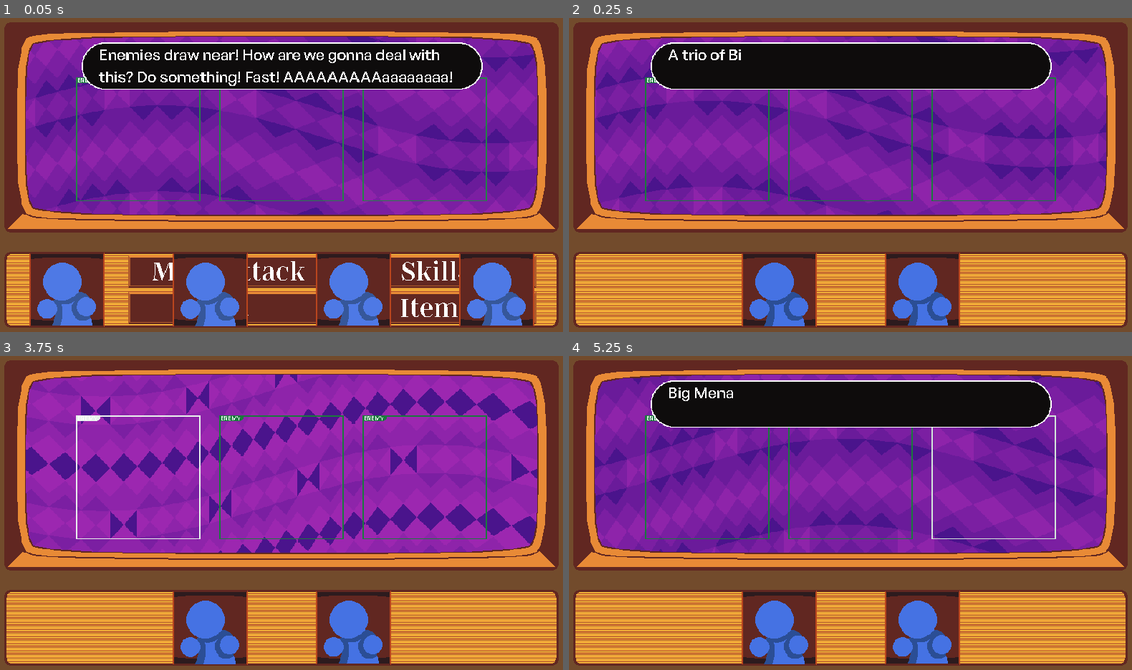
Above: before the commit, frames 1-4 (two rows, left to right).
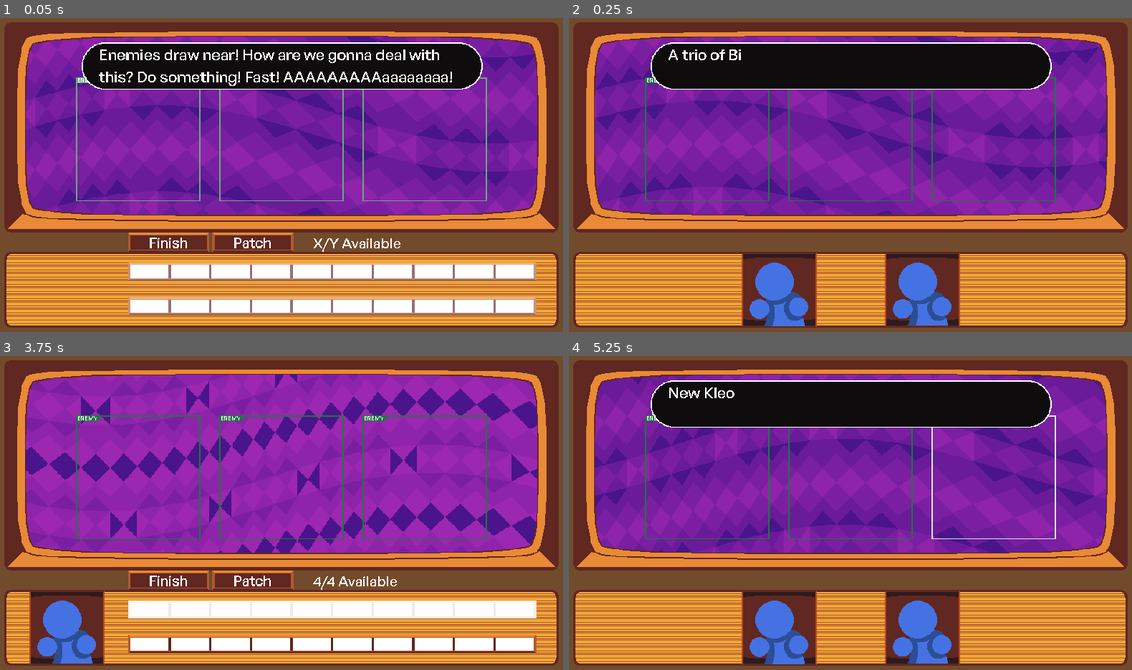
Above: after the commit, the same moments.

Repository: mitchellwinn/YGBF
Game: Godot game, scene res://scenes/battle.tscn
The game is run twice, just before and just after one commit, with the same random seed, the same clock (stepped at 60 frames per second) and the same inputs.
Inputs (mouse positions are in pixels of both pictures, inside the frame that each line leads up to):
- Up to frame 1 (0.05 s): no input
- Up to frame 2 (0.25 s): no input
- Up to frame 3 (3.75 s): tap Enter (confirm) at 0.5, 0.6, 1.35, 2.1, 2.85, 3.6 s; move the mouse to (405, 497) at 0.52 s; hold Right (move_right) 0.53-1.28 s; move the mouse to (168, 528) at 1.27 s; hold Backspace (back) 1.28-2.03 s; move the mouse to (337, 440) at 2.02 s; hold Right (move_right) 2.03-3.53 s; move the mouse to (253, 575) at 2.77 s; move the mouse to (456, 560) at 3.52 s; hold Left (move_left) from 3.53 s (still down)
- Up to frame 4 (5.25 s): release Left (move_left) at 4.25 s; click (737, 578) at 4.25 s, where only the run after the commit has a clickable "Finish"; move the mouse to (675, 462) at 5.02 s; hold Left (move_left) from 5.03 s (still down); tap Enter (confirm) at 5.1 s

The runs differ from the first frame. In frame 1, 21% of the frame differs, in the area x 5-96%, y 18-99%; in frame 2, nothing differs; in frame 3, 16%; in frame 4, 0.2%.

Commit message:
added core functionality for main attack / diva attack

Diff:
--- a/materials/custom_texture_rect_material.tres
+++ b/materials/custom_texture_rect_material.tres
@@ -4,5 +4,5 @@
 
 [resource]
 shader = ExtResource("1_gf176")
-shader_parameter/oscillation_speed = 1.0
+shader_parameter/oscillation_speed = 7.0
 shader_parameter/flash_enabled = true
--- a/project.godot
+++ b/project.godot
@@ -34,6 +34,8 @@
 menu_act_buttons=""
 menu_categorical_buttons=""
 menu_skill_buttons=""
+menu_diva_buttons=""
+flashable=""
 
 [input]
 
--- a/scenes/battle.tscn
+++ b/scenes/battle.tscn
@@ -13,10 +13,22 @@
 [ext_resource type="PackedScene" uid="uid://bill73lwgqhyj" path="res://prefabs/battle_bg.tscn" id="10_q4ian"]
 [ext_resource type="Texture2D" uid="uid://cy0u3utb81ray" path="res://images/battles_system/player_window_bg.png" id="10_smeqf"]
 [ext_resource type="Script" path="res://scripts/nine_patch_resizer.gd" id="12_3507t"]
+[ext_resource type="Script" path="res://scripts/focusable.gd" id="13_2q8b1"]
 [ext_resource type="Texture2D" uid="uid://b8xjflw3fip8y" path="res://images/battles_system/dialogue.png" id="13_ln60n"]
 
 [sub_resource type="ViewportTexture" id="ViewportTexture_kbckk"]
 viewport_path = NodePath("BgViewport")
+
+[sub_resource type="Gradient" id="Gradient_4cngp"]
+colors = PackedColorArray(1, 1, 1, 1, 0, 0, 0, 1)
+
+[sub_resource type="GradientTexture1D" id="GradientTexture1D_bixc5"]
+gradient = SubResource("Gradient_4cngp")
+width = 1
+
+[sub_resource type="GradientTexture1D" id="GradientTexture1D_o7jra"]
+gradient = SubResource("Gradient_4cngp")
+width = 1
 
 [sub_resource type="ViewportTexture" id="ViewportTexture_2dt4m"]
 viewport_path = NodePath("MinigameViewport")
@@ -175,6 +187,7 @@
 mouse_filter = 2
 
 [node name="PartyMember" type="TextureButton" parent="CanvasLayer/HBoxContainerParty1"]
+visible = false
 z_index = 5
 z_as_relative = false
 texture_filter = 1
@@ -231,6 +244,7 @@
 mouse_filter = 2
 
 [node name="PartyMember" type="TextureButton" parent="CanvasLayer/HBoxContainerParty2"]
+visible = false
 z_index = 5
 texture_filter = 1
 layout_direction = 1
@@ -287,6 +301,7 @@
 mouse_filter = 2
 
 [node name="PartyMember" type="TextureButton" parent="CanvasLayer/HBoxContainerParty3"]
+visible = false
 z_index = 5
 z_as_relative = false
 texture_filter = 1
@@ -344,6 +359,7 @@
 mouse_filter = 2
 
 [node name="PartyMember" type="TextureButton" parent="CanvasLayer/HBoxContainerParty4"]
+visible = false
 z_index = 5
 z_as_relative = false
 texture_filter = 1
@@ -389,9 +405,9 @@
 anchor_right = 0.959
 anchor_bottom = 1.0
 offset_left = -14.12
-offset_top = -140.0
+offset_top = -139.0
 offset_right = -13.64
-offset_bottom = -10.0
+offset_bottom = -12.0
 grow_horizontal = 2
 grow_vertical = 2
 pivot_offset = Vector2(352, 80)
@@ -502,7 +518,256 @@
 theme_override_constants/v_separation = 10
 columns = 3
 
+[node name="MainAttackDiva" type="Control" parent="CanvasLayer/HBoxContainerMenu"]
+layout_direction = 2
+layout_mode = 2
+size_flags_horizontal = 3
+size_flags_stretch_ratio = 0.0
+
+[node name="HpBar" type="NinePatchRect" parent="CanvasLayer/HBoxContainerMenu/MainAttackDiva" groups=["flashable", "menu_diva_buttons"]]
+texture_filter = 1
+material = ExtResource("3_42206")
+layout_mode = 2
+offset_top = 17.68
+offset_right = 684.0
+offset_bottom = 47.68
+size_flags_horizontal = 3
+size_flags_vertical = 3
+focus_mode = 2
+texture = ExtResource("9_qx3y5")
+region_rect = Rect2(0, 0, 117, 117)
+patch_margin_left = 6
+patch_margin_top = 6
+patch_margin_right = 6
+patch_margin_bottom = 5
+script = ExtResource("13_2q8b1")
+
+[node name="GridContainerHp" type="GridContainer" parent="CanvasLayer/HBoxContainerMenu/MainAttackDiva/HpBar"]
+layout_mode = 2
+offset_left = 4.0
+offset_top = 3.65
+offset_right = 679.525
+offset_bottom = 26.61
+columns = 10
+
+[node name="TextureRect" type="TextureRect" parent="CanvasLayer/HBoxContainerMenu/MainAttackDiva/HpBar/GridContainerHp"]
+layout_mode = 2
+size_flags_horizontal = 3
+size_flags_vertical = 3
+texture = SubResource("GradientTexture1D_bixc5")
+
+[node name="TextureRect2" type="TextureRect" parent="CanvasLayer/HBoxContainerMenu/MainAttackDiva/HpBar/GridContainerHp"]
+layout_mode = 2
+size_flags_horizontal = 3
+size_flags_vertical = 3
+texture = SubResource("GradientTexture1D_bixc5")
+
+[node name="TextureRect3" type="TextureRect" parent="CanvasLayer/HBoxContainerMenu/MainAttackDiva/HpBar/GridContainerHp"]
+layout_mode = 2
+size_flags_horizontal = 3
+size_flags_vertical = 3
+texture = SubResource("GradientTexture1D_bixc5")
+
+[node name="TextureRect4" type="TextureRect" parent="CanvasLayer/HBoxContainerMenu/MainAttackDiva/HpBar/GridContainerHp"]
+layout_mode = 2
+size_flags_horizontal = 3
+size_flags_vertical = 3
+texture = SubResource("GradientTexture1D_bixc5")
+
+[node name="TextureRect5" type="TextureRect" parent="CanvasLayer/HBoxContainerMenu/MainAttackDiva/HpBar/GridContainerHp"]
+layout_mode = 2
+size_flags_horizontal = 3
+size_flags_vertical = 3
+texture = SubResource("GradientTexture1D_bixc5")
+
+[node name="TextureRect6" type="TextureRect" parent="CanvasLayer/HBoxContainerMenu/MainAttackDiva/HpBar/GridContainerHp"]
+layout_mode = 2
+size_flags_horizontal = 3
+size_flags_vertical = 3
+texture = SubResource("GradientTexture1D_bixc5")
+
+[node name="TextureRect7" type="TextureRect" parent="CanvasLayer/HBoxContainerMenu/MainAttackDiva/HpBar/GridContainerHp"]
+layout_mode = 2
+size_flags_horizontal = 3
+size_flags_vertical = 3
+texture = SubResource("GradientTexture1D_bixc5")
+
+[node name="TextureRect8" type="TextureRect" parent="CanvasLayer/HBoxContainerMenu/MainAttackDiva/HpBar/GridContainerHp"]
+layout_mode = 2
+size_flags_horizontal = 3
+size_flags_vertical = 3
+texture = SubResource("GradientTexture1D_bixc5")
+
+[node name="TextureRect9" type="TextureRect" parent="CanvasLayer/HBoxContainerMenu/MainAttackDiva/HpBar/GridContainerHp"]
+layout_mode = 2
+size_flags_horizontal = 3
+size_flags_vertical = 3
+texture = SubResource("GradientTexture1D_bixc5")
+
+[node name="TextureRect10" type="TextureRect" parent="CanvasLayer/HBoxContainerMenu/MainAttackDiva/HpBar/GridContainerHp"]
+layout_mode = 2
+size_flags_horizontal = 3
+size_flags_vertical = 3
+texture = SubResource("GradientTexture1D_bixc5")
+
+[node name="EgoBar" type="NinePatchRect" parent="CanvasLayer/HBoxContainerMenu/MainAttackDiva" groups=["flashable", "menu_diva_buttons"]]
+texture_filter = 1
+material = ExtResource("3_42206")
+layout_mode = 2
+offset_top = 76.0
+offset_right = 684.0
+offset_bottom = 106.0
+size_flags_horizontal = 3
+size_flags_vertical = 3
+focus_mode = 2
+texture = ExtResource("9_qx3y5")
+region_rect = Rect2(0, 0, 117, 117)
+patch_margin_left = 6
+patch_margin_top = 6
+patch_margin_right = 6
+patch_margin_bottom = 5
+script = ExtResource("13_2q8b1")
+index = 1
+
+[node name="GridContainerEgo" type="GridContainer" parent="CanvasLayer/HBoxContainerMenu/MainAttackDiva/EgoBar"]
+layout_mode = 2
+offset_left = 4.0
+offset_top = 3.65
+offset_right = 679.525
+offset_bottom = 26.61
+columns = 10
+
+[node name="TextureRect" type="TextureRect" parent="CanvasLayer/HBoxContainerMenu/MainAttackDiva/EgoBar/GridContainerEgo"]
+layout_mode = 2
+size_flags_horizontal = 3
+size_flags_vertical = 3
+texture = SubResource("GradientTexture1D_o7jra")
+
+[node name="TextureRect2" type="TextureRect" parent="CanvasLayer/HBoxContainerMenu/MainAttackDiva/EgoBar/GridContainerEgo"]
+layout_mode = 2
+size_flags_horizontal = 3
+size_flags_vertical = 3
+texture = SubResource("GradientTexture1D_bixc5")
+
+[node name="TextureRect3" type="TextureRect" parent="CanvasLayer/HBoxContainerMenu/MainAttackDiva/EgoBar/GridContainerEgo"]
+layout_mode = 2
+size_flags_horizontal = 3
+size_flags_vertical = 3
+texture = SubResource("GradientTexture1D_bixc5")
+
+[node name="TextureRect4" type="TextureRect" parent="CanvasLayer/HBoxContainerMenu/MainAttackDiva/EgoBar/GridContainerEgo"]
+layout_mode = 2
+size_flags_horizontal = 3
+size_flags_vertical = 3
+texture = SubResource("GradientTexture1D_bixc5")
+
+[node name="TextureRect5" type="TextureRect" parent="CanvasLayer/HBoxContainerMenu/MainAttackDiva/EgoBar/GridContainerEgo"]
+layout_mode = 2
+size_flags_horizontal = 3
+size_flags_vertical = 3
+texture = SubResource("GradientTexture1D_bixc5")
+
+[node name="TextureRect6" type="TextureRect" parent="CanvasLayer/HBoxContainerMenu/MainAttackDiva/EgoBar/GridContainerEgo"]
+layout_mode = 2
+size_flags_horizontal = 3
+size_flags_vertical = 3
+texture = SubResource("GradientTexture1D_bixc5")
+
+[node name="TextureRect7" type="TextureRect" parent="CanvasLayer/HBoxContainerMenu/MainAttackDiva/EgoBar/GridContainerEgo"]
+layout_mode = 2
+size_flags_horizontal = 3
+size_flags_vertical = 3
+texture = SubResource("GradientTexture1D_bixc5")
+
+[node name="TextureRect8" type="TextureRect" parent="CanvasLayer/HBoxContainerMenu/MainAttackDiva/EgoBar/GridContainerEgo"]
+layout_mode = 2
+size_flags_horizontal = 3
+size_flags_vertical = 3
+texture = SubResource("GradientTexture1D_bixc5")
+
+[node name="TextureRect9" type="TextureRect" parent="CanvasLayer/HBoxContainerMenu/MainAttackDiva/EgoBar/GridContainerEgo"]
+layout_mode = 2
+size_flags_horizontal = 3
+size_flags_vertical = 3
+texture = SubResource("GradientTexture1D_bixc5")
+
+[node name="TextureRect10" type="TextureRect" parent="CanvasLayer/HBoxContainerMenu/MainAttackDiva/EgoBar/GridContainerEgo"]
+layout_mode = 2
+size_flags_horizontal = 3
+size_flags_vertical = 3
+texture = SubResource("GradientTexture1D_bixc5")
+
+[node name="Finish" type="Button" parent="CanvasLayer/HBoxContainerMenu/MainAttackDiva" groups=["menu_diva_buttons"]]
+texture_filter = 1
+layout_mode = 2
+offset_top = -32.0
+offset_right = 136.0
+size_flags_horizontal = 7
+size_flags_vertical = 7
+theme = ExtResource("6_ath8s")
+theme_override_fonts/font = ExtResource("8_ni1p0")
+theme_override_font_sizes/font_size = 24
+text = "Finish"
+text_direction = 1
+script = ExtResource("6_76cnh")
+index = 2
+functionality = "finish"
+
+[node name="NinePatchRect" type="NinePatchRect" parent="CanvasLayer/HBoxContainerMenu/MainAttackDiva/Finish"]
+z_index = -1
+texture_filter = 1
+layout_mode = 0
+offset_right = 30.0
+offset_bottom = 30.0
+texture = ExtResource("9_qx3y5")
+patch_margin_left = 15
+patch_margin_top = 15
+patch_margin_right = 15
+patch_margin_bottom = 15
+script = ExtResource("12_3507t")
+
+[node name="Patch" type="Button" parent="CanvasLayer/HBoxContainerMenu/MainAttackDiva" groups=["menu_diva_buttons"]]
+texture_filter = 1
+layout_mode = 2
+offset_left = 141.0
+offset_top = -32.0
+offset_right = 277.0
+size_flags_horizontal = 7
+size_flags_vertical = 7
+theme = ExtResource("6_ath8s")
+theme_override_fonts/font = ExtResource("8_ni1p0")
+theme_override_font_sizes/font_size = 24
+text = "Patch"
+text_direction = 1
+script = ExtResource("6_76cnh")
+index = 3
+
+[node name="NinePatchRect" type="NinePatchRect" parent="CanvasLayer/HBoxContainerMenu/MainAttackDiva/Patch"]
+z_index = -1
+texture_filter = 1
+layout_mode = 0
+offset_right = 30.0
+offset_bottom = 30.0
+texture = ExtResource("9_qx3y5")
+patch_margin_left = 15
+patch_margin_top = 15
+patch_margin_right = 15
+patch_margin_bottom = 15
+script = ExtResource("12_3507t")
+
+[node name="Count" type="Label" parent="CanvasLayer/HBoxContainerMenu/MainAttackDiva"]
+texture_filter = 1
+layout_mode = 0
+offset_left = 310.0
+offset_top = -31.0
+offset_right = 458.0
+theme = ExtResource("6_ath8s")
+theme_override_fonts/font = ExtResource("8_ni1p0")
+theme_override_font_sizes/font_size = 24
+text = "X/Y Available"
+
 [node name="GridContainerCategorical" type="GridContainer" parent="CanvasLayer/HBoxContainerMenu"]
+visible = false
 clip_contents = true
 layout_direction = 2
 layout_mode = 2
--- a/scenes/minigames/model.tscn
+++ b/scenes/minigames/diva.tscn
@@ -1,10 +1,10 @@
 [gd_scene load_steps=16 format=3 uid="uid://cwrhu76xkfvv4"]
 
-[ext_resource type="Script" path="res://scripts/minigames/model.gd" id="1_brjkm"]
-[ext_resource type="Texture2D" uid="uid://dkcvrib1y2i6p" path="res://images/style_guide/minigame_resolution_guide3.png" id="1_idmr5"]
-[ext_resource type="Texture2D" uid="uid://jmixsuqv1tgl" path="res://images/minigames/camera.png" id="3_cvs8x"]
-[ext_resource type="Texture2D" uid="uid://bjj70n50grue3" path="res://images/minigames/flash.png" id="4_5xj0p"]
-[ext_resource type="Texture2D" uid="uid://b15djgsi4yopx" path="res://images/minigames/model.png" id="5_uq6xx"]
+[ext_resource type="Script" path="res://scripts/minigames/diva.gd" id="1_ic6gi"]
+[ext_resource type="Texture2D" uid="uid://dkcvrib1y2i6p" path="res://images/style_guide/minigame_resolution_guide3.png" id="2_i24l2"]
+[ext_resource type="Texture2D" uid="uid://jmixsuqv1tgl" path="res://images/minigames/camera.png" id="3_jlpfc"]
+[ext_resource type="Texture2D" uid="uid://bjj70n50grue3" path="res://images/minigames/flash.png" id="4_rfskm"]
+[ext_resource type="Texture2D" uid="uid://b15djgsi4yopx" path="res://images/minigames/model.png" id="5_ol8wy"]
 
 [sub_resource type="Gradient" id="Gradient_r2fxr"]
 
@@ -280,7 +280,7 @@
 }
 
 [node name="Model" type="Node2D"]
-script = ExtResource("1_brjkm")
+script = ExtResource("1_ic6gi")
 
 [node name="Camera2D" type="Camera2D" parent="."]
 
--- a/scripts/custom_texture_button.gd
+++ b/scripts/custom_texture_button.gd
@@ -48,7 +48,7 @@
 					BattleManager.target_index = index
 					BattleManager.stop_all_flashes()
 					BattleManager.select_flash_enemy()
-    # Add your custom hover logic here
+	# Add your custom hover logic here
 
 func make_unselectable():
 	disabled = true
--- a/scripts/enemies/big_menace.gd
+++ b/scripts/enemies/big_menace.gd
@@ -3,13 +3,7 @@
 class_name BigMenace
 
 func initialize_other_stats():
-	var i: int = 0
-	for enemy in BattleManager.enemies:
-		if enemy.character_name.substr(5) == character_name.substr(5):
-			i+=1
-	character_name = "Big Menace"
-	if i > 1:
-		character_name = character_name+" "+str(i+1)
+	character_name = "New Kleo Hustler"
 	ego_subdue_threshold = .9
 	skills.append(BasicAttack.new())
 	for skill in skills:
--- /dev/null
+++ b/scripts/focusable.gd
@@ -0,0 +1,4 @@
+extends Node
+
+@export var index: int
+@export var functionality: String
--- a/scripts/singletons/battle_manager.gd
+++ b/scripts/singletons/battle_manager.gd
@@ -15,6 +15,7 @@
 var categorical_menu: GridContainer
 var act_menu: GridContainer
 var skill_menu: GridContainer
+var main_attack_diva #not sure on the type yet
 var dialogue_label: Label
 var sfx_player: AudioStreamPlayer2D
 var dialogue_sfx_player: AudioStreamPlayer2D
@@ -41,7 +42,7 @@
 var phase: String = ""
 var minigame_status: int
 
-var model_minigame = preload("res://scenes/minigames/model.tscn")
+var diva_minigame = preload("res://scenes/minigames/diva.tscn")
 
 ############## BUILT IN FUNCTIONS ######################
 
@@ -91,6 +92,7 @@
 	sfx_player = get_tree().root.get_node("Battle/SfxPlayer")
 	dialogue_sfx_player = get_tree().root.get_node("Battle/DialogueSfxPlayer")
 	menu = get_tree().root.get_node("Battle/CanvasLayer/HBoxContainerMenu")
+	main_attack_diva = menu.get_node("MainAttackDiva")
 	categorical_menu = menu.get_node("GridContainerCategorical")
 	minigame = get_tree().root.get_node("Battle/CanvasLayer/HBoxContainerMinigame/Minigame")
 	minigame_viewport = get_tree().root.get_node("Battle/MinigameViewport")
@@ -98,6 +100,8 @@
 	act_menu = menu.get_node("GridContainerAct")
 	skill_menu = menu.get_node("GridContainerSkills")
 	menu.visible = false
+	for flashable in get_tree().get_nodes_in_group("flashable"):
+		flashable.material = flashable.material.duplicate()
 	for i in range (4):
 		party_sprites.append(get_tree().root.get_node("Battle/CanvasLayer/HBoxContainerParty"+str(i+1)+"/PartyMember"))
 		party_sprites[i].visible = false
@@ -160,6 +164,8 @@
 			match categorical_button_index: #this determines what happens based on the menu we picked
 				0: #Main Attack
 					battle_option = "attack"
+					if await decide_menu_main() == -1:
+						continue
 				1: #Skills
 					if await decide_menu_skill() == -1:
 						continue
@@ -213,6 +219,41 @@
 	await get_tree().process_frame
 	return
 
+func decide_menu_main():
+	phase = "decide_menu_"+attacker.talent
+	stop_all_flashes()
+	await get_tree().process_frame
+	var index: int = 0
+	get_tree().get_nodes_in_group("menu_"+attacker.talent+"_buttons")[0].grab_focus()
+	get_tree().root.get_viewport().gui_get_focus_owner().material.set_shader_parameter("flash_enabled", true)
+	attacker.main_attack_resource_limit = 4
+	attacker.main_attack_resource_count = 0
+	match attacker.talent:
+			"diva":
+				attacker.main_attack_diva_ego = 0
+				attacker.main_attack_diva_hp = 0
+				for i in range(10):
+					main_attack_diva.get_node("HpBar").get_child(0).get_children()[i].texture.gradient.set_color(0,Color.WHITE)
+					main_attack_diva.get_node("EgoBar").get_child(0).get_children()[i].texture.gradient.set_color(0,Color.WHITE)
+	while(true):
+		if Input.is_action_just_pressed("back"):
+			return -1
+		match attacker.talent:
+			"diva":
+				diva_main_actions(index)
+		if (index != get_tree().root.get_viewport().gui_get_focus_owner().index):
+			index = get_tree().root.get_viewport().gui_get_focus_owner().index
+			stop_all_flashes()
+			if get_tree().root.get_viewport().gui_get_focus_owner().is_in_group("flashable"):
+				get_tree().root.get_viewport().gui_get_focus_owner().material.set_shader_parameter("flash_enabled", true)
+			GameManager.play_sound(sfx_player,"res://sounds/digi move.wav")
+		if (Input.is_action_just_pressed("confirm") || GameManager.click_button == phase) and get_tree().root.get_viewport().gui_get_focus_owner().functionality == "finish":
+			GameManager.play_sound(sfx_player,"res://sounds/digi select.wav")
+			break #break out of the loop, return to the battle_process function, keep on going, yadayadayada
+		await get_tree().process_frame
+	await get_tree().process_frame
+	return
+
 func decide_menu_category():
 	phase = "decide_menu_category"
 	stop_all_flashes()
@@ -331,6 +372,47 @@
 				pass #we are faster than the enemy, enemy does not get to attack us
 	return
 
+############### TALENT SPECIFIC ACTIONS ###############
+
+func diva_main_actions(index: int):
+	var value = 0
+	if Input.is_action_just_pressed("move_right"):
+		if attacker.main_attack_resource_count>=attacker.main_attack_resource_limit: #no more resources to allocate
+			return
+		value = 1
+	if Input.is_action_just_pressed("move_left"):
+		if attacker.main_attack_resource_count<=0: #bar is already zero
+			return
+		value = -1
+	GameManager.play_sound(sfx_player,"res://sounds/digi move.wav")
+	match index:
+		0: #we are hovering the HP bar
+			if attacker.main_attack_diva_hp<=0 and value == -1:
+				return
+			attacker.main_attack_diva_hp += value
+			attacker.main_attack_resource_count += value
+		1: #we are hovering the EGO bar
+			if attacker.main_attack_diva_ego<=0 and value == -1:
+				return
+			attacker.main_attack_diva_ego += value
+			attacker.main_attack_resource_count += value
+		_:
+			pass
+	if Input.is_action_just_pressed("move_right") or Input.is_action_just_pressed("move_left"):
+		for i in range(10):
+			main_attack_diva.get_node("EgoBar").get_child(0).get_children()[i].texture = main_attack_diva.get_node("EgoBar").get_child(0).get_children()[i].texture.duplicate()
+			main_attack_diva.get_node("EgoBar").get_child(0).get_children()[i].texture.gradient = main_attack_diva.get_node("EgoBar").get_child(0).get_children()[i].texture.gradient.duplicate()
+			if i<= attacker.main_attack_diva_ego-1:
+				main_attack_diva.get_node("EgoBar").get_child(0).get_children()[i].texture.gradient.set_color(0,Color.BLUE)
+			else:
+				main_attack_diva.get_node("EgoBar").get_child(0).get_children()[i].texture.gradient.set_color(0,Color.WHITE)
+			main_attack_diva.get_node("HpBar").get_child(0).get_children()[i].texture = main_attack_diva.get_node("HpBar").get_child(0).get_children()[i].texture.duplicate()
+			main_attack_diva.get_node("HpBar").get_child(0).get_children()[i].texture.gradient = main_attack_diva.get_node("HpBar").get_child(0).get_children()[i].texture.gradient.duplicate()
+			if i<= attacker.main_attack_diva_hp-1:
+				main_attack_diva.get_node("HpBar").get_child(0).get_children()[i].texture.gradient.set_color(0,Color.GREEN)
+			else:
+				main_attack_diva.get_node("HpBar").get_child(0).get_children()[i].texture.gradient.set_color(0,Color.WHITE)
+
 ############### BATTLE HELPER FUNCTIONS ###############
 
 func iterate_attacker_index(value: int):
@@ -444,8 +526,8 @@
 	var minigame_instance
 	stop_all_flashes()
 	match attacker.talent.to_lower():
-		"model":
-			minigame_instance = model_minigame.instantiate()
+		"diva":
+			minigame_instance = diva_minigame.instantiate()
 	minigame_viewport.add_child(minigame_instance)
 	minigame.visible = true
 	while(minigame_status == -1):
@@ -506,6 +588,8 @@
 		sprite.get_node("Character").material.set_shader_parameter("flash_enabled", false)
 	for sprite in enemy_sprites:
 		sprite.material.set_shader_parameter("flash_enabled", false)
+	for flashable in get_tree().get_nodes_in_group("flashable"):
+		flashable.material.set_shader_parameter("flash_enabled", false)
 	return
 
 func open_menu():
@@ -516,29 +600,40 @@
 			sprite.visible = true
 	var attacker_original_anchor = party_sprites[attacker_index].get_parent().anchor_left
 	menu.visible = true
+	var phase_last_frame = ""
 	while true:
+		party_sprites[attacker_index].get_parent().anchor_left = lerp(party_sprites[attacker_index].get_parent().anchor_left,0.125,GameManager.last_delta*20.0)
+		party_sprites[attacker_index].get_parent().anchor_right = party_sprites[attacker_index].get_parent().anchor_left
+		if phase!=phase_last_frame:
+			categorical_menu.visible = false
+			skill_menu.visible = false
+			act_menu.visible = false
+			main_attack_diva.visible = false
+			match phase:
+				"decide_menu_category":
+					categorical_menu.visible = true
+				"decide_menu_act":
+					act_menu.visible = true
+				"decide_menu_skill":
+					skill_menu.visible = true
+				"decide_menu_diva":
+					main_attack_diva.visible = true
+					main_attack_diva.get_node("HpBar").size.x = menu.size.x
+					print(menu.size.x)
+				_:
+					break
 		match phase:
-			"decide_menu_category":
-				categorical_menu.visible = true
-				skill_menu.visible = false
-				act_menu.visible = false
-				party_sprites[attacker_index].get_parent().anchor_left = lerp(party_sprites[attacker_index].get_parent().anchor_left,0.125,GameManager.last_delta*20.0)
-				party_sprites[attacker_index].get_parent().anchor_right = party_sprites[attacker_index].get_parent().anchor_left
-			"decide_menu_act":
-				act_menu.visible = true
-				skill_menu.visible = false
-				categorical_menu.visible = false
-				party_sprites[attacker_index].get_parent().anchor_left = lerp(party_sprites[attacker_index].get_parent().anchor_left,0.125,GameManager.last_delta*20.0)
-				party_sprites[attacker_index].get_parent().anchor_right = party_sprites[attacker_index].get_parent().anchor_left
-			"decide_menu_skill":
-				skill_menu.visible = true
-				act_menu.visible = false
-				categorical_menu.visible = false
-				party_sprites[attacker_index].get_parent().anchor_left = lerp(party_sprites[attacker_index].get_parent().anchor_left,0.125,GameManager.last_delta*20.0)
-				party_sprites[attacker_index].get_parent().anchor_right = party_sprites[attacker_index].get_parent().anchor_left
+			"decide_menu_diva":
+				main_attack_diva.get_node("HpBar").size.x = menu.size.x
+				main_attack_diva.get_node("HpBar").get_child(0).size.x = menu.size.x-9
+				main_attack_diva.get_node("EgoBar").size.x = menu.size.x
+				main_attack_diva.get_node("EgoBar").get_child(0).size.x = menu.size.x-9
+				main_attack_diva.get_node("Count").text = str(attacker.main_attack_resource_limit-attacker.main_attack_resource_count)+"/"+str(attacker.main_attack_resource_limit)+" Available"
 			_:
-				break
-		await get_tree().process_frame
+				pass
+		phase_last_frame = phase
+		await get_tree().process_frame
+	print("put stuff back to normal")
 	party_sprites[attacker_index].get_parent().anchor_left = attacker_original_anchor
 	party_sprites[attacker_index].get_parent().anchor_right = party_sprites[attacker_index].get_parent().anchor_left
 	menu.visible = false
--- a/scripts/singletons/enemy_troops.gd
+++ b/scripts/singletons/enemy_troops.gd
@@ -23,3 +23,4 @@
 		get_tree().root.add_child.call_deferred(enemy)
 		BattleManager.enemies.append.call_deferred(enemy)
 		await get_tree().process_frame
+		enemy.character_name = enemy.character_name+" "+str(i+1)
--- a/scripts/singletons/game_manager.gd
+++ b/scripts/singletons/game_manager.gd
@@ -13,7 +13,7 @@
 	for i in range(2): #make a dummy party with 4 characters
 		var party_member: Stats = Stats.new()
 		party_member.character_name = "Dummy "+str(i+1)
-		party_member.talent = "model"
+		party_member.talent = "diva"
 		party_member.skills.append(FashionInsult.new())
 		party_member.skills.append(BasicAttack.new())
 		get_tree().root.add_child.call_deferred(party_member)
--- a/scripts/stats.gd
+++ b/scripts/stats.gd
@@ -16,6 +16,11 @@
 var character_name: String
 var loaded_from_save: bool
 var animator: AnimationPlayer
+
+var main_attack_resource_count: int
+var main_attack_resource_limit: int
+var main_attack_diva_hp: int
+var main_attack_diva_ego: int
 
 func _ready():
 	print("New entity added to scene tree "+character_name)
Binary file added: images/battles_system/tt1.png
Not shown, added: images/battles_system/tt1.png.import
Binary file changed: images/minigames/down_key.png
Binary file changed: images/minigames/left_key.png
Binary file changed: images/minigames/right_key.png
Binary file changed: images/minigames/up_key.png
Binary file added: images/style_guide/enemy_resolution_example.png
Not shown, added: images/style_guide/enemy_resolution_example.png.import
Not shown: 1 places in scenes/battle.tscn that only renumber resources
Not shown: 5 places in scenes/minigames/diva.tscn that only renumber resources
Renamed: scripts/minigames/model.gd -> scripts/minigames/diva.gd
